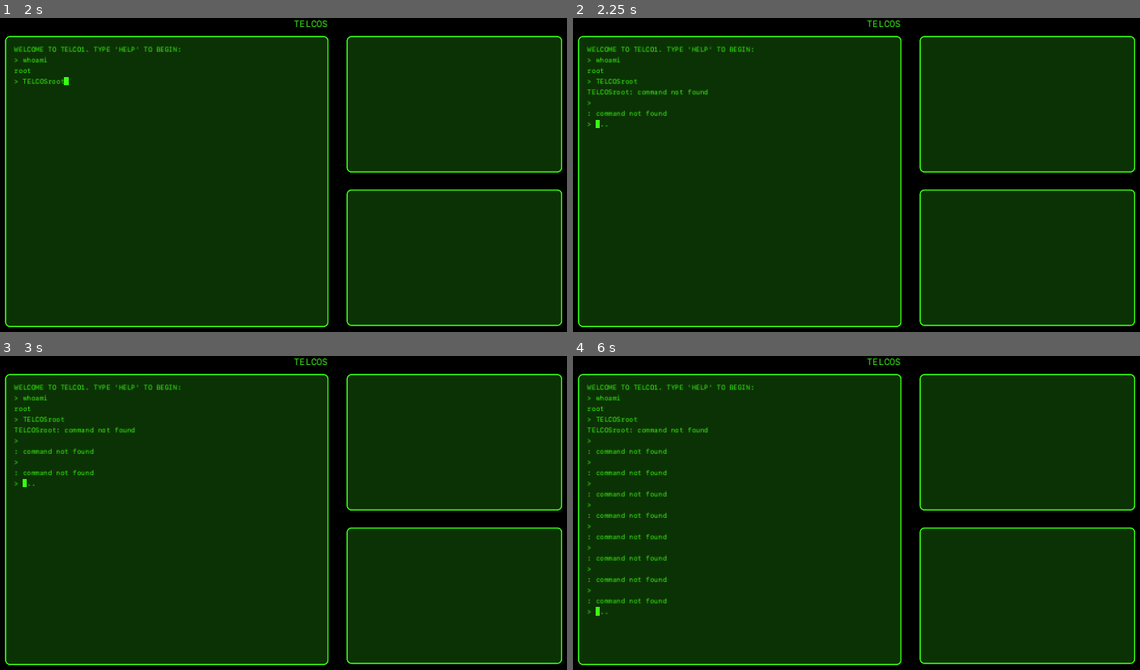
Above: before the commit, frames 1-4 (two rows, left to right).
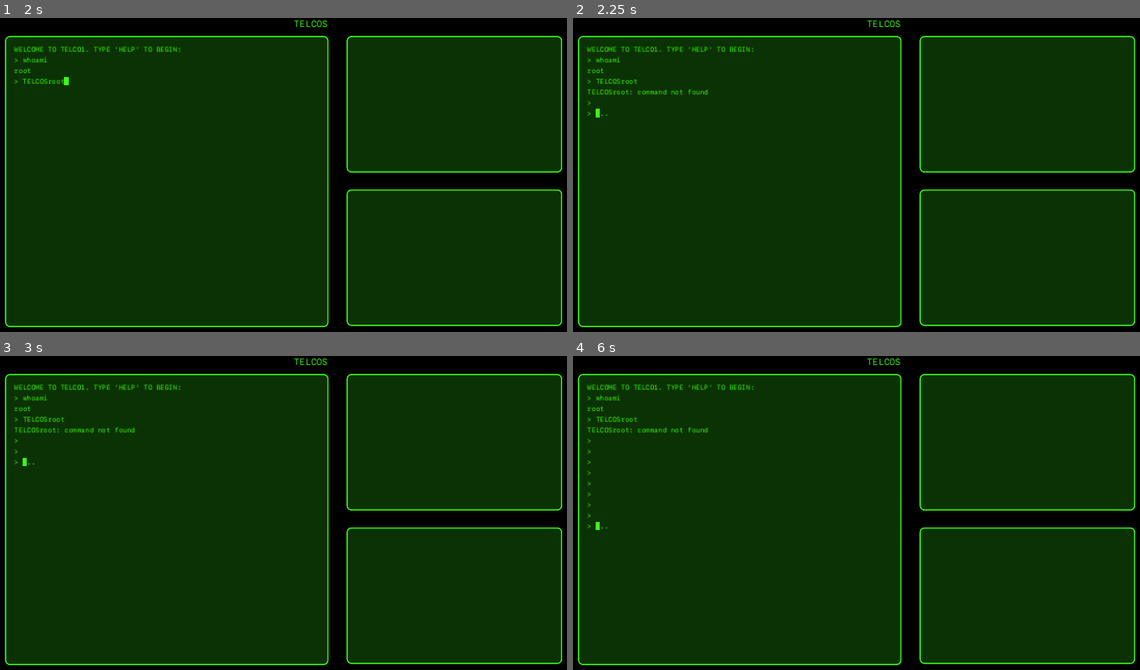
Above: after the commit, the same moments.

Repository: jwhenry28/TELCOS
Game: Godot game, scene res://scenes/main/main.tscn
Same seed, same stepped clock (60 frames per second), same inputs: the game is played once before the commit and once after it.
Inputs (mouse positions are in pixels of both pictures, inside the frame that each line leads up to):
- Up to frame 1 (2 s): click (170, 87) at 0.52 s; type "TELCOS" at 0.6 s; type "root" at 1.25 s
- Up to frame 2 (2.25 s): tap Enter (cmd_enter) at 2, 2.1 s
- Up to frame 3 (3 s): tap Space at 2.75 s; tap Enter (cmd_enter) at 2.85 s
- Up to frame 4 (6 s): tap Enter (cmd_enter) at 3.5, 3.6, 4.35, 5, 5.1, 5.85 s; tap Space at 4.25, 5.75 s

Frame 1 is identical in both runs. In frame 2, 0.2% of the frame differs, in the area x 2-17%, y 28-36%; in frame 3, 0.3%; in frame 4, 1.0%, in the area x 2-17%, y 29-83%.
Error after the commit: Invalid access to property or key of type 'String' on a base object of type 'Dictionary'. (res://scenes/telcOS/telc_os.gd:303)

Commit message:
Added TELCO network via signals

Diff:
--- a/scenes/main/main.gd
+++ b/scenes/main/main.gd
@@ -1,20 +1,16 @@
 extends Node
 
 var terminal
-var telcOS
+var telco_network
+var signal_bus
 
-var telco_name
 
 # Called when the node enters the scene tree for the first time.
 func _ready() -> void:
 	print("main: loading")
 	terminal = $"Terminal"
-	telcOS = $"OS"
-
-	telco_name = "telco1"
-	var username = "telco1"
-	var starting_dir = "/home/telco1"
-	telcOS.initialize_telco(telco_name, username, starting_dir)
+	telco_network = $"TelcoNetwork"
+	signal_bus = $"SignalBus"
 	print("main: done")
 
 
@@ -23,6 +19,7 @@
 	if Input.is_action_just_released("cmd_enter"):
 		var cmd = terminal.consume_text().strip_edges(true, true)
 		terminal.add_to_history("> " + cmd)
-		var result:CmdIO = telcOS.run_cmd(cmd)
-		if result.stdout != "":
-			terminal.add_to_history(result.stdout)
+
+		var result:CmdIO = telco_network.run_cmd(cmd)
+		# if result.stdout != "":
+		# 	terminal.add_to_history(result.stdout)
--- a/scenes/main/main.tscn
+++ b/scenes/main/main.tscn
@@ -1,13 +1,17 @@
-[gd_scene load_steps=6 format=3 uid="uid://dabc33oxpynev"]
+[gd_scene load_steps=7 format=3 uid="uid://dabc33oxpynev"]
 
 [ext_resource type="Script" path="res://scenes/main/main.gd" id="1_8xtc6"]
 [ext_resource type="FontFile" uid="uid://bgadrxg0ccdgb" path="res://fonts/SFMonoRegular.otf" id="1_wqm58"]
 [ext_resource type="PackedScene" uid="uid://dcu2kfgje6oqm" path="res://scenes/terminal/terminal.tscn" id="2_vjuq6"]
 [ext_resource type="Script" path="res://scenes/terminal/terminal.gd" id="3_2qah6"]
-[ext_resource type="PackedScene" uid="uid://dvq5dqvc2irvu" path="res://scenes/telcOS/telc_os.tscn" id="4_1jtnw"]
+[ext_resource type="PackedScene" uid="uid://bujr143jleqbn" path="res://telco_network.tscn" id="6_klq8m"]
+[ext_resource type="Script" path="res://scenes/main/signal_bus.gd" id="7_7iogf"]
 
 [node name="Main" type="Node"]
 script = ExtResource("1_8xtc6")
+
+[node name="SignalBus" type="Node" parent="."]
+script = ExtResource("7_7iogf")
 
 [node name="BlackBackground" type="ColorRect" parent="."]
 anchors_preset = 15
@@ -46,4 +50,4 @@
 offset_right = 1024.0
 offset_bottom = 548.0
 
-[node name="OS" parent="." instance=ExtResource("4_1jtnw")]
+[node name="TelcoNetwork" parent="." instance=ExtResource("6_klq8m")]
--- /dev/null
+++ b/scenes/main/signal_bus.gd
@@ -0,0 +1,11 @@
+extends Node
+
+# You can define any params to passthrough here if needed
+signal network_data(source: String, destination: String, data: String)
+signal change_telco(new_telco_name: String, username: String)
+signal telco_stdout(msg: String)
+
+
+func _ready() -> void:
+	print("signal_bus: loading")
+	print("signal_bus: done")
--- /dev/null
+++ b/scenes/main/telco_network.gd
@@ -0,0 +1,54 @@
+extends Node
+
+var current_telco_name: String
+var signal_bus
+
+# Called when the node enters the scene tree for the first time.
+func _ready() -> void:
+	var dir = DirAccess.open("res://assets/telcos")
+	assert(dir != null, "Failed to open telcos directory")
+
+	signal_bus = $"../SignalBus"
+	signal_bus.change_telco.connect(_on_change_telco)
+
+	current_telco_name = "telco1"
+
+	if dir:
+		dir.list_dir_begin()
+		var file_name = dir.get_next()
+		while file_name != "":
+			if !dir.current_is_dir() and file_name.ends_with(".xml"):
+				print("loading telco: " + file_name)
+				var new_telco = TelcOS.new()
+				var telco_name = file_name.replace(".xml", "")
+				print("telco name: " + telco_name)
+				new_telco.name = telco_name
+				self.add_child(new_telco)
+				new_telco.initialize_telco(telco_name)
+				print("telco added")
+			file_name = dir.get_next()
+
+
+func get_telco(telco_name: String) -> TelcOS:
+	for telco in self.get_children():
+		if telco.name == telco_name:
+			return telco
+	return null
+
+
+func run_cmd(cmd: String) -> CmdIO:
+	var telcOS = get_telco(current_telco_name)
+	return telcOS.run_cmd(cmd)
+
+
+func _on_change_telco(new_telco_name: String, username: String) -> void:
+	print("main: changing telco to ", username, "@", new_telco_name)
+	current_telco_name = new_telco_name
+
+	var telcOS = get_telco(current_telco_name)
+	telcOS.initialize_session(username)
+
+
+# Called every frame. 'delta' is the elapsed time since the previous frame.
+func _process(_delta: float) -> void:
+	pass
--- a/scenes/telcOS/telc_os.gd
+++ b/scenes/telcOS/telc_os.gd
@@ -1,41 +1,70 @@
-extends Node
+class_name TelcOS extends Node
+
+enum TelcoState {
+	RUNNING,
+	CONNECTING,
+	DISCONNECTED
+}
 
 var telco_name: String
 var users: Array[User]
 var filesys: iNode
 var session: Session
-
+var shell: Shell
+var signal_bus: Node
+var telco_state: TelcoState
 # Called when the node enters the scene tree for the first time.
 func _ready() -> void:
 	print("telcOS: loading")
 	print("telcOS: done")
+
+
+# Called every frame. 'delta' is the elapsed time since the previous frame.
+func _process(_delta: float) -> void:
+	match telco_state:
+		TelcoState.CONNECTING:
+			pass
+		TelcoState.RUNNING:
+			pass
+		TelcoState.DISCONNECTED:
+			pass
+
+
+func initialize_telco(new_telco_name: String) -> void:
+	telco_name = new_telco_name
 	session = Session.new()
-
-# Called every frame. 'delta' is the elapsed time since the previous frame.
-func _process(delta: float) -> void:
-	pass
-
-
-func initialize_telco(new_telco_name: String, username: String = "", cwd: String = "/") -> void:
-	telco_name = new_telco_name
+	shell = Shell.new()
+	signal_bus = get_node("../../SignalBus")
+	signal_bus.network_data.connect(receive_network_data)
+	telco_state = TelcoState.RUNNING
+
 	load_telco_xml(telco_name)
-	print('\n\n\nTELCO LOADED. Sanity check:')
+	print("\n\n\n" + telco_name.to_upper() + " LOADED. Sanity check:")
 	print("name: ", telco_name)
 	print("users: ", users)
-	print("FILESYSTEM:")
+	print("shell: ", shell)
+	print("- builtins: ", shell.builtin_commands)
+	print("- guest: ", shell.guest_commands)
+	print(telco_name + " FILESYSTEM:")
 	filesys.print_inode(true)
 	filesys.print_inode_details(true)
 
+
+func initialize_session(username: String, cwd: String = "") -> void:
 	var user_present = false
 	for user in users:
 		if user.username == username:
 			user_present = true
 			break
-	assert(user_present, "User: " + username + " not found")
-
+
+	assert(user_present, "User: " + username + " not found in " + telco_name)
+
+	session.user = get_user_from_username(username)
 	session.username = username
-	session.cwd = cwd
-	session.user = get_user_from_username(username)
+	if cwd == "":
+		session.cwd = session.user.home
+	else:
+		session.cwd = cwd
 
 
 func load_telco_xml(new_telco_name: String) -> void:
@@ -69,6 +98,14 @@
 							attributes_dict.get('home', ''),
 							attributes_dict.get('path', '')
 						))
+					'shell':
+						print(shell == null)
+						var builtins = attributes_dict.get('builtins', '').split(';')
+						var guest = attributes_dict.get('guest', '').split(';')
+						print("builtins: ", builtins)
+						print("guest: ", guest)
+						shell.assign_builtin_cmds(builtins)
+						shell.assign_guest_cmds(guest)
 					'filesys':
 						pass
 					'inode':
@@ -171,43 +208,55 @@
 
 
 func path_to_absolute(file_path:String):
+	print("path_to_absolute: ", file_path)
+
 	var full_path = ""
 	if file_path.begins_with('/'):
 		full_path = file_path
 	else:
 		full_path = session.cwd + '/' + file_path
 
+	full_path = full_path.strip_edges(true, true)
+	while full_path.find("//") != -1:
+		full_path = full_path.replace("//", "/")
+	if full_path.length() > 1 and full_path.ends_with('/'):
+		full_path = full_path.trim_suffix('/')
+
+	print("cleaned file path: ", full_path)
+
+	print("full path: ", full_path)
 	var path_parts = full_path.split('/')
 	print("path_parts: ", path_parts)
 	var absolute_path_parts = []
 	for part in path_parts:
 		if part == "..":
 			absolute_path_parts.pop_back()
+		elif part == ".":
+			continue
 		else:
 			absolute_path_parts.append(part)
 
+	if absolute_path_parts.size() == 0:
+		return "/"
+	if absolute_path_parts.size() == 1:
+		return "/" + absolute_path_parts[0]
 	print("absolute_path_parts: ", absolute_path_parts)
-	var size = absolute_path_parts.size()
-	if size > 2 and absolute_path_parts[size - 1] == "":
-		# trailing slash
-		absolute_path_parts.pop_back()
-
 	return "/".join(absolute_path_parts)
 
 
 func get_inode_from_path(file_path:String):
+	print("get_inode_from_path: ", file_path)
 	assert(filesys != null, "Filesystem not loaded")
 
-	print("retrieving inode: ", file_path)
+	if file_path == "/":
+		print("returning root")
+		return filesys
+
 	var file_path_array = file_path.split('/')
-	file_path_array.remove_at(0)
-
-	print(file_path_array)
-	if file_path_array.size() == 1 and file_path_array[0] == "":
-		return filesys
+	print("file_path_array: ", 	file_path_array)
 
 	var current_node = filesys
-	for dir in file_path_array:
+	for dir in file_path_array.slice(1):
 		print("looking for: ", dir)
 		current_node = current_node.get_child(dir)
 
@@ -233,14 +282,29 @@
 	var argv = cmd_args.slice(1)
 	print("argv: ", argv)
 
-
 	var io = CmdIO.new()
 
-	if COMMANDS.has(cmd):
-		COMMANDS[cmd].callback.call(cmd, argv, io)
-	else:
-		io.set_return_code(1)
-		io.log(cmd + ": command not found")
+	var user_commands = get_user_commands(session.username)
+	if user_commands.has(cmd):
+		BINARIES[cmd].callback.call(cmd, argv, io)
+		return io
+
+	var executables = get_user_executables(session.username)
+	for exe in executables:
+		if exe.name == cmd:
+			cmd = exe.get_executable()
+			BINARIES[cmd].callback.call(cmd, argv, io)
+			return io
+
+	var absolute_path = path_to_absolute(cmd)
+	var executable_inode = get_inode_from_path(absolute_path)
+	if executable_inode != null:
+		cmd = executable_inode.get_executable()
+		BINARIES[cmd].callback.call(cmd, argv, io)
+		return io
+
+	io.set_return_code(1)
+	print_stdout(cmd + ": command not found")
 
 	return io
 
@@ -256,8 +320,70 @@
 	return false
 
 
-var COMMANDS: Dictionary = {
-	"help": Cmd.new("help", "Prints this message to the console", help_cmd),
+func get_user_executables(username: String) -> Array[iNode]:
+	print("getting user executables for " + username)
+	if username == "":
+		print("user is guest")
+		return []
+
+	var executables: Array[iNode] = []
+	var path = session.user.path
+	var path_array = path.split(':')
+	for dir in path_array:
+		var dir_inode = get_inode_from_path(dir)
+		if dir_inode == null or !dir_inode.verify_permissions(username, "r"):
+			continue
+		for child in dir_inode.children:
+			print("child: ", child.name)
+			if child.type == "executable" and child.verify_permissions(username, "x"):
+				executables.append(child)
+
+	return executables
+
+
+func get_user_commands(username: String) -> Array[String]:
+	var commands = []
+	if username == "":
+		commands = shell.guest_commands
+	else:
+		commands = shell.builtin_commands
+
+	return commands
+
+
+func print_stdout(msg: String) -> void:
+	signal_bus.telco_stdout.emit(msg)
+
+
+func send_network_data(source: String, destination: String, data: String) -> void:
+	signal_bus.network_data.emit(source, destination, data)
+
+
+func receive_network_data(source: String, destination: String, data: String) -> void:
+	print(telco_name + ": received network data from: ", source, " to: ", destination, " data: ", data)
+	if destination != telco_name:
+		return
+
+	if data.begins_with("dial "):
+		print("received dial")
+		var dial_data = data.split(" ")
+		var auth_string = dial_data[1]
+		var username = auth_string.split(":")[0]
+		var tmp = auth_string.split(":")[1]
+		var password = tmp.split("@")[0]
+		var telco_name = tmp.split("@")[1]
+
+		if authenticate_user(username, password):
+			print("authenticated user: ", username)
+			signal_bus.change_telco.emit(telco_name, username)
+			signal_bus.telco_stdout.emit(telco_name + ": welcome " + username + "!")
+		else:
+			print("failed to authenticate user: ", username)
+
+
+
+var BINARIES: Dictionary = {
+	"help": Cmd.new("help", "Prints accessible commands to the console", help_cmd),
 	"whoami": Cmd.new("whoami", "Displays the current user", whoami_cmd),
 	"users": Cmd.new("users", "Lists system users", users_cmd),
 	"pwd": Cmd.new("pwd", "Displays the current working directory", pwd_cmd),
@@ -265,56 +391,66 @@
 	"cd": Cmd.new("cd", "Changes the current working directory", cd_cmd),
 	"cat": Cmd.new("cat", "Prints the content of a file", cat_cmd),
 	"auth": Cmd.new("auth", "Authenticates the user", auth_cmd),
-	"dial": Cmd.new("dial", "Dial a new telco", dial_cmd),
+	"dial_standard": Cmd.new("dial", "Dial a new telco", dial_executable),
 }
 
 
-func help_cmd(_cmd: String, _args: Array, io: CmdIO):
+func help_cmd(_cmd: String, _argv: Array, io: CmdIO):
 	var msg = ""
-	for cmd in COMMANDS:
-		msg += COMMANDS[cmd].name.to_upper() + ": " + COMMANDS[cmd].help + "\n"
-	io.log(msg)
-
-
-func whoami_cmd(_cmd: String, _args: Array, io: CmdIO):
+	var commands = get_user_commands(session.username)
+	var executables = get_user_executables(session.username)
+
+	for cmd in commands:
+		msg += BINARIES[cmd].name.to_upper() + ": " + BINARIES[cmd].help + "\n"
+
+	for exe in executables:
+		var executable_key = exe.get_executable()
+		assert (executable_key != "", "Executable key not found")
+		msg += exe.name.to_upper() + ": " + BINARIES[executable_key].help + "\n"
+
+
+	print_stdout(msg)
+
+
+func whoami_cmd(_cmd: String, _argv: Array, io: CmdIO):
 	var msg = ""
 	if session.username == "":
 		msg = "guest@" + telco_name + " (unauthenticated)"
 	else:
 		msg = session.username + "@" + telco_name
-	io.log(msg)
-
-
-func users_cmd(_cmd: String, _args: Array, io: CmdIO):
+	print_stdout(msg)
+
+
+func users_cmd(_cmd: String, _argv: Array, io: CmdIO):
 	var msg = ""
 	for user in users:
 		msg += user.username + "\n"
-	io.log(msg, "")
-
-
-func pwd_cmd(_cmd: String, _args: Array, io: CmdIO):
-	io.log(session.cwd)
-
-
-func ls_cmd(_cmd: String, args: Array, io: CmdIO):
+	print_stdout(msg)
+
+
+func pwd_cmd(_cmd: String, _argv: Array, io: CmdIO):
+	print_stdout(session.cwd)
+
+
+func ls_cmd(_cmd: String, argv: Array, io: CmdIO):
 	var path = ""
 	var verbose = false
 
-	if args.size() == 0:
+	if argv.size() == 0:
 		print("no args, using cwd")
 		path = session.cwd
-	elif args.size() == 1:
-		if args[0].begins_with('-'):
+	elif argv.size() == 1:
+		if argv[0].begins_with('-'):
 			print("no args, using cwd with flag")
-			verbose = args[0] == '-l'
+			verbose = argv[0] == '-l'
 			path = session.cwd
 		else:
-			print("path arg: ", args[0])
-			path = args[0]
-	elif args.size() == 2:
-		print("path and flag: ", args[0], args[1])
-		verbose = args[0] == '-l'
-		path = args[1]
+			print("path arg: ", argv[0])
+			path = argv[0]
+	elif argv.size() == 2:
+		print("path and flag: ", argv[0], argv[1])
+		verbose = argv[0] == '-l'
+		path = argv[1]
 	print("path: ", path)
 
 	var absolute_path = path_to_absolute(path)
@@ -323,37 +459,39 @@
 	var target_inode = get_inode_from_path(absolute_path)
 	if target_inode == null:
 		io.set_return_code(1)
-		io.log("no such file or directory: " + path)
-		return
-
-	var user_permissions = target_inode.get_user_permissions(session.username)
-	var permissions = user_permissions.split("")
-
-	if permissions[0] != "r":
-		io.set_return_code(1)
-		io.log("permission denied: " + path)
+		print_stdout("no such file or directory: " + path)
+		return
+
+	if !target_inode.verify_permissions(session.username, "r"):
+		io.set_return_code(1)
+		print_stdout("permission denied: " + path)
 		return
 
 	if target_inode.type == "dir":
 		for child in target_inode.children:
 			if verbose:
-				user_permissions = child.get_user_permissions(session.username)
-				io.log("-" + user_permissions + " " + child.name)
+				var user_permissions = child.get_user_permissions(session.username)
+				print_stdout("-" + user_permissions + " " + child.name)
 			else:
-				io.log(child.name)
+				print_stdout(child.name)
 	else:
 		if verbose:
-			io.log("-" + user_permissions + " " + target_inode.name)
+			var user_permissions = target_inode.get_user_permissions(session.username)
+			print_stdout("-" + user_permissions + " " + target_inode.name)
 		else:
-			io.log(target_inode.name)
-
-
-func cd_cmd(_cmd: String, args: Array, io: CmdIO):
+			print_stdout(target_inode.name)
+
+
+func cd_cmd(_cmd: String, argv: Array, io: CmdIO):
 	var path = ""
-	if args.size() == 0:
+	if argv.size() == 0:
+		if session.user == null or session.user.home == "":
+			io.set_return_code(1)
+			print_stdout("no home dir set")
+			return
 		path = session.user.home
-	elif args.size() == 1:
-		path = args[0]
+	elif argv.size() == 1:
+		path = argv[0]
 
 	var absolute_path = path_to_absolute(path)
 	print("absolute_path: ", absolute_path)
@@ -361,75 +499,88 @@
 	var target_inode = get_inode_from_path(absolute_path)
 	if target_inode == null:
 		io.set_return_code(1)
-		io.log("no such file or directory")
-		return
-
-	var user_permissions = target_inode.get_user_permissions(session.username)
-	var permissions = user_permissions.split("")
-
-	if permissions[0] != "r":
-		io.set_return_code(1)
-		io.log("permission denied")
+		print_stdout("no such file or directory")
+		return
+
+	if !target_inode.verify_permissions(session.username, "r"):
+		io.set_return_code(1)
+		print_stdout("permission denied")
 		return
 
 	if target_inode.type == "dir":
 		session.cwd = absolute_path
 	else:
 		io.set_return_code(1)
-		io.log("not a directory")
-
-
-func cat_cmd(cmd: String, args: Array, io: CmdIO):
-	if args.size() != 1:
-		io.set_return_code(1)
-		io.log("usage: " + cmd + " <path>")
-		return
-
-	var path = args[0]
+		print_stdout("not a directory")
+
+
+func cat_cmd(cmd: String, argv: Array, io: CmdIO):
+	if argv.size() != 1:
+		io.set_return_code(1)
+		print_stdout("usage: " + cmd + " <path>")
+		return
+
+	var path = argv[0]
 	var absolute_path = path_to_absolute(path)
 	print("absolute_path: ", absolute_path)
 
 	var target_inode = get_inode_from_path(absolute_path)
 	if target_inode == null:
 		io.set_return_code(1)
-		io.log("no such file or directory")
-		return
-
-	var user_permissions = target_inode.get_user_permissions(session.username)
-	var permissions = user_permissions.split("")
-
-	if permissions[0] != "r":
-		io.set_return_code(1)
-		io.log("permission denied")
+		print_stdout("no such file or directory")
+		return
+
+	if !target_inode.verify_permissions(session.username, "r"):
+		io.set_return_code(1)
+		print_stdout("permission denied")
 		return
 
 	if target_inode.type == "file":
-		io.log(target_inode.content)
-	else:
-		io.set_return_code(1)
-		io.log("not a file")
-
-
-func auth_cmd(cmd: String, args: Array, io: CmdIO):
-	if args.size() < 1 or args[0].find(":") == -1:
-		io.set_return_code(1)
-		io.log("usage: " + cmd + " <username>:<password>")
-		return
-
-	var auth_string = args[0]
+		print_stdout(target_inode.get_content())
+	else:
+		io.set_return_code(1)
+		print_stdout("not a file")
+
+
+func auth_cmd(cmd: String, argv: Array, io: CmdIO):
+	if argv.size() < 1 or argv[0].find(":") == -1:
+		io.set_return_code(1)
+		print_stdout("usage: " + cmd + " <username>:<password>")
+		return
+
+	var auth_string = argv[0]
 	var username = auth_string.split(':')[0]
 	var password = auth_string.split(':')[1]
 
 	if !authenticate_user(username, password):
 		io.set_return_code(1)
-		io.log("invalid credentials")
-		return
-
-	io.log("welcome, " + session.username + "!")
+		print_stdout("invalid credentials")
+		return
+
+	print_stdout("welcome, " + session.username + "!")
 	session.username = username
 	session.user = get_user_from_username(username)
 	session.cwd = session.user.home
 
 
-func dial_cmd(cmd: String, args: Array, io: CmdIO):
-	pass
+func dial_executable(_cmd: String, argv: Array, io: CmdIO):
+	print("dial start")
+	if argv.size() != 1:
+		io.set_return_code(1)
+		print_stdout("no telco name provided")
+		return
+
+	var auth_string = argv[0]
+
+	if auth_string.find(":") == -1 or auth_string.find("@") == -1:
+		auth_string = session.username + ":" + session.user.password + "@" + argv[0]
+
+	print(auth_string)
+	var dst_telco = auth_string.split("@")[1]
+	var data = "dial " + auth_string
+
+	print("dialing telco: ", dst_telco)
+
+	send_network_data(telco_name, dst_telco, data)
+	telco_state = TelcoState.CONNECTING
+	print_stdout("dialing...")
--- a/scenes/telcOS/util/inode.gd
+++ b/scenes/telcOS/util/inode.gd
@@ -35,9 +35,23 @@
 	return null
 
 
+func get_content() -> String:
+	if type == 'file':
+		return self.content
+
+	return ""
+
+
+func get_executable() -> String:
+	if type == 'executable':
+		return self.content
+
+	return ""
+
+
 func set_content(new_content:String) -> void:
 	# TODO: use return type instead if this becomes irritating
-	assert(type == 'file', "Only files can have content")
+	assert(type == 'file' or type == 'executable', "Only files can have content")
 
 	# hack - this will prevent me from having tabs in the file contents.
 	# I'll figure out how to strip leading tabs from the XML file if this
@@ -55,8 +69,26 @@
 	return "---"
 
 
+func verify_permissions(username:String, permission:String):
+	assert(permission == "r" or permission == "w" or permission == "x", "Invalid permission: " + permission)
+
+	print("verifying permission '" + permission + "' for " + username + " on " + self.name)
+
+	var user_permissions = get_user_permissions(username)
+	var permission_bit = ""
+	match permission:
+		"r":
+			permission_bit = user_permissions[0]
+		"w":
+			permission_bit = user_permissions[1]
+		"x":
+			permission_bit = user_permissions[2]
+
+	return permission_bit == permission
+
+
 func print_inode(recursive:bool = false, spacing:String = "") -> void:
-	print(spacing + self.name + " (" + self.type + ")")
+	print(spacing + "/" + self.name + " (" + self.type + ")")
 	for child in self.children:
 		child.print_inode(recursive, spacing + "    ")
 
@@ -76,7 +108,7 @@
 
 	inode_string += "properties: "
 	for property in self.properties:
-		inode_string += property + "=" + self.properties[property] + ";"
+		inode_string += property + "=" + str(self.properties[property]) + ";"
 	inode_string += "\n"
 
 	inode_string += "content: " + self.content + "\n"
--- /dev/null
+++ b/scenes/telcOS/util/shell.gd
@@ -0,0 +1,20 @@
+class_name Shell
+
+var builtin_commands: Array[String]
+var guest_commands: Array[String]
+
+func _init(builtins: Array[String] = [], guest: Array[String] = []):
+	self.builtin_commands = builtins
+	self.guest_commands = guest
+
+
+func assign_builtin_cmds(builtins: Array[String]):
+	for cmd in builtins:
+		if cmd != "":
+			self.builtin_commands.append(cmd)
+
+
+func assign_guest_cmds(guest: Array[String]):
+	for cmd in guest:
+		if cmd != "":
+			self.guest_commands.append(cmd)
--- a/scenes/telcOS/util/user.gd
+++ b/scenes/telcOS/util/user.gd
@@ -4,7 +4,7 @@
 var password: String
 var home: String
 var path: String
-
+static var username_regex
 
 func _init(new_username:String, new_password:String, new_home:String, new_path:String = ""):
 	assert (new_username != "" and new_password != "", "New users require a username and password")
--- a/scenes/terminal/terminal.gd
+++ b/scenes/terminal/terminal.gd
@@ -10,6 +10,8 @@
 var vbox_container
 var cmd_prompt_textedit
 var terminal_history_scrollbar
+
+var signal_bus
 
 var old_max_scroll_height = 0
 
@@ -25,6 +27,8 @@
 	vbox_container = $"TerminalHistory/VBoxContainer"
 	cmd_prompt_textedit = $"TerminalHistory/VBoxContainer/HBoxContainer/CmdPrompt"
 	terminal_history_scrollbar = $"TerminalHistory".get_v_scroll_bar()
+	signal_bus = $"../SignalBus"
+	signal_bus.telco_stdout.connect(add_to_history)
 
 	last_sibling_index = vbox_container.get_child_count() - 2
 
@@ -35,7 +39,7 @@
 
 
 # Called every frame. 'delta' is the elapsed time since the previous frame.
-func _process(delta: float) -> void:
+func _process(_delta: float) -> void:
 	if old_max_scroll_height < terminal_history_scrollbar.max_value:
 		adjust_scrollbar()
 		old_max_scroll_height = terminal_history_scrollbar.max_value
@@ -63,8 +67,3 @@
 	var last_sibling = vbox_container.get_child(last_sibling_index)
 	last_sibling_index += 1
 	last_sibling.add_sibling(label)
-
-
-func run_cmd(cmd) -> void:
-	var output = "(cmd output)"
-	add_to_history(output)
--- /dev/null
+++ b/telco_network.tscn
@@ -0,0 +1,6 @@
+[gd_scene load_steps=2 format=3 uid="uid://bujr143jleqbn"]
+
+[ext_resource type="Script" path="res://scenes/main/telco_network.gd" id="1_jj3a5"]
+
+[node name="TelcoNetwork" type="Node"]
+script = ExtResource("1_jj3a5")
Not shown, changed: assets/telcos/telco1.xml
Not shown, changed: assets/telcos/telco2.xml
Not shown, changed: assets/telcos/telco3.xml
